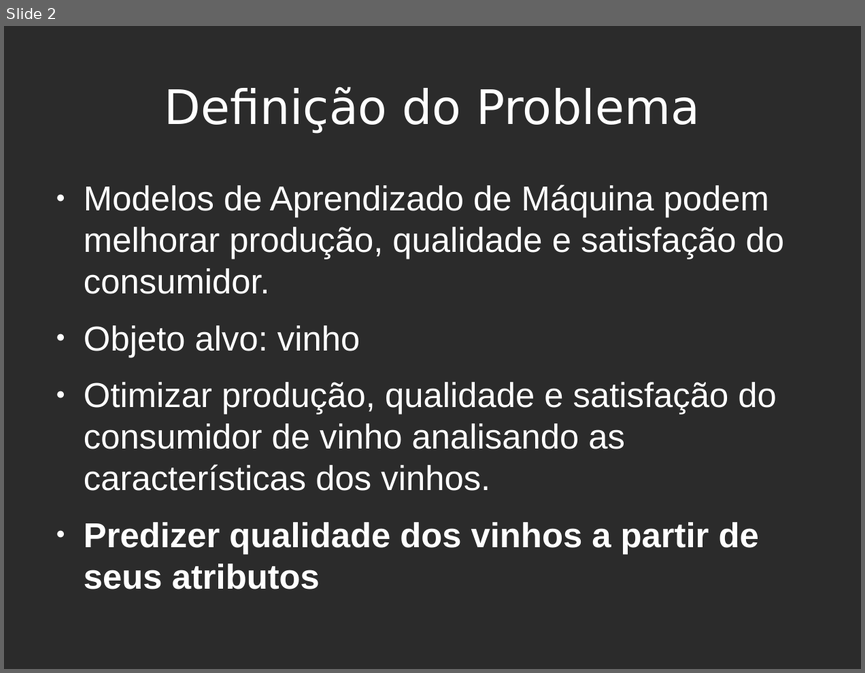
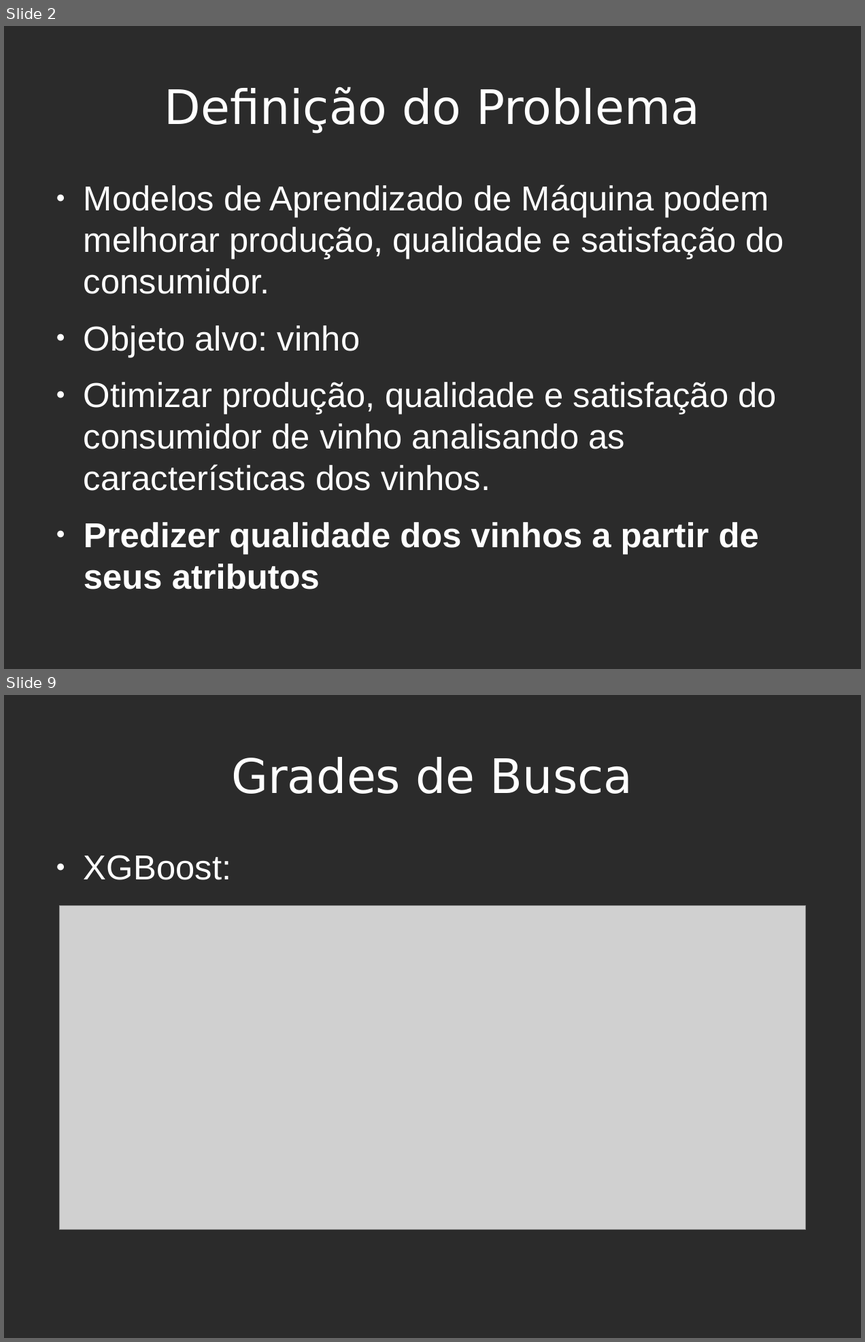
Before and after one commit to sdkgit123/RNA-atv3, a slide deck: RNA-apresentacao.odp. Shown one above the other, each under a label of ours: slide 2 before the commit, slides 2 and 9 after it; the slides between them are not shown. The pictures are 865x673 and 865x1342 pixels, drawn with LibreOffice and Linux fonts; fonts in the diff are those of the drawing; grey boxes stand for pictures; background and template pictures are left out; a plain dark background stands for a picture behind light text. Boxes give left, top, right and bottom in pixels: in the first picture for what was removed or moved away, otherwise in the second. Text is boxed around its words. In the diff, an @@ line names an element or a change of style, - is before the commit and + after.

```diff
--- a/RNA-apresentacao.odp
+++ b/RNA-apresentacao.odp
@@ slide 9 added at (4,695,861,1338), background picture (left out) @@
@@ title added at (231,757,633,794), 44 pt, text #FFFFFF @@
+Grades de Busca
@@ text added at (84,855,231,880), 32 pt, text #FFFFFF @@
+● XGBoost:
@@ picture added at (59,906,806,1230) @@
```
Also in this commit, not shown: 6 slides changed, 3 other slides added, 1 slide removed, 3 other files.
